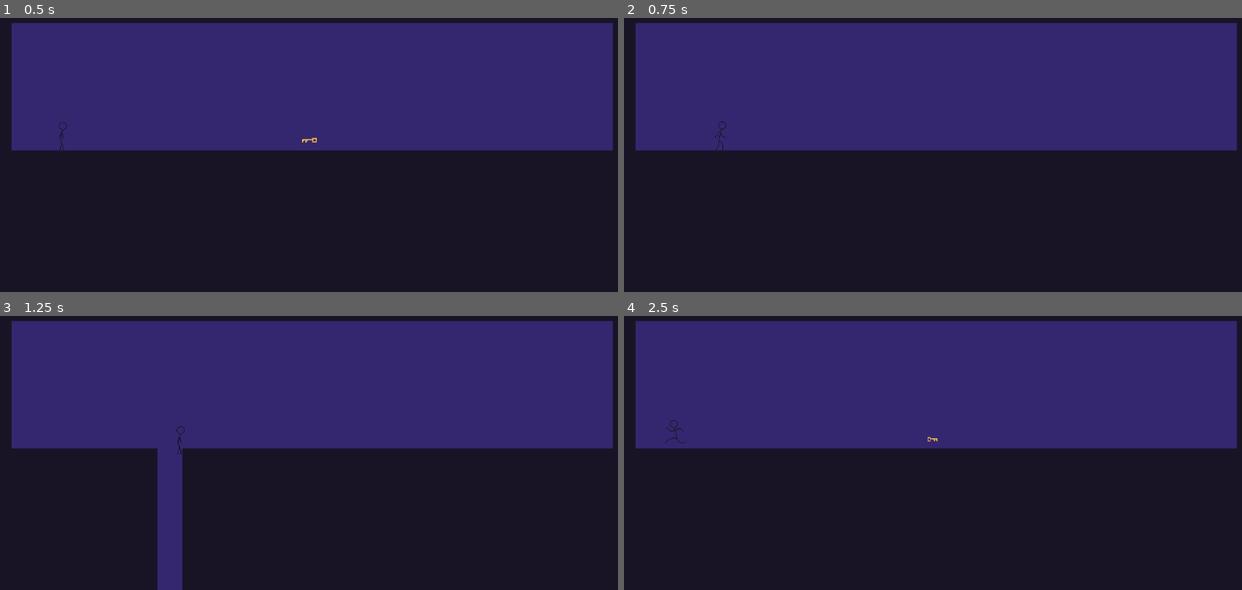
Above: before the commit, frames 1-4 (two rows, left to right).
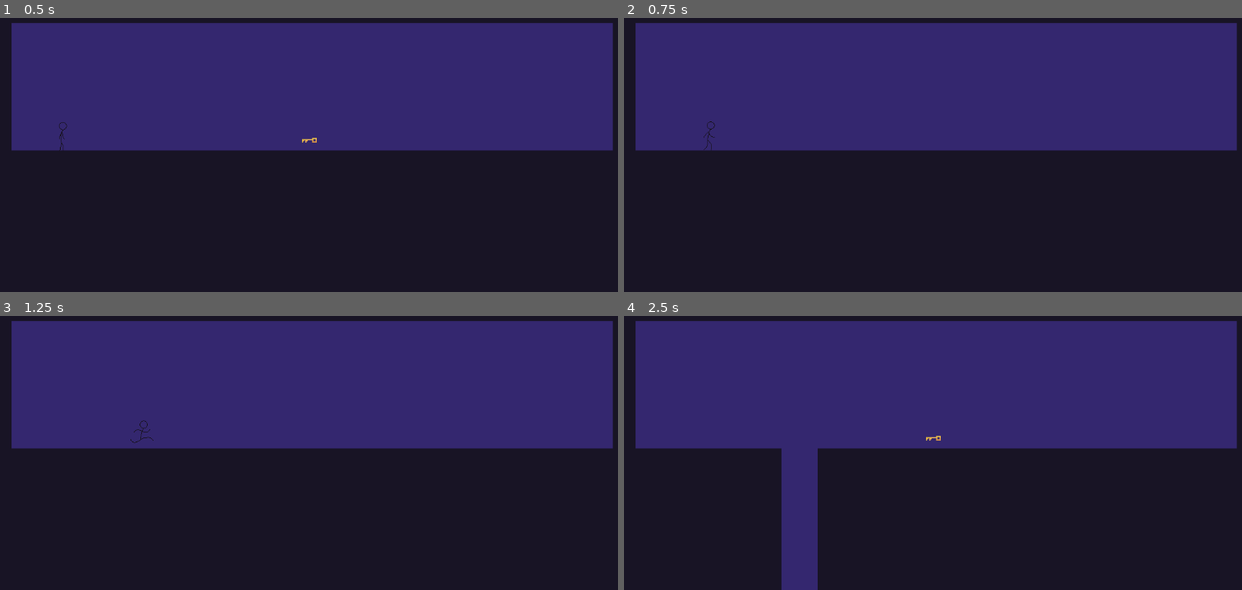
Above: after the commit, the same moments.

Repository: animaleco/Dungeon-Frog
Game: Godot game, scene res://assets/scenes/main_scene/main_scene.tscn
Same seed, same stepped clock (60 frames per second), same inputs: the game is played once before the commit and once after it.
Inputs:
- Up to frame 1 (0.5 s): no input
- Up to frame 2 (0.75 s): tap Enter at 0.5 s; hold D (move_right) from 0.53 s (still down)
- Up to frame 3 (1.25 s): keep holding D (move_right); tap Space (jump) at 0.77 s
- Up to frame 4 (2.5 s): tap Space (jump) at 1.52 s; release D (move_right) at 2.03 s; hold A (move_left) from 2.03 s (still down)

Frame 1 is identical in both runs. In frame 2, less than 0.1% of the frame differs, in the area x 12-17%, y 37-49%; in frame 3, 2.1%; in frame 4, 3.1%, in the area x 6-52%, y 38-100%.

Commit message:
Add script Traps

Diff:
--- a/dungeon-frog/assets/scenes/level1.tscn
+++ b/dungeon-frog/assets/scenes/level1.tscn
@@ -5,52 +5,11 @@
 [ext_resource type="PackedScene" uid="uid://be8kvspbwbdpf" path="res://assets/scenes/borders/borders.tscn" id="1_xoos5"]
 [ext_resource type="PackedScene" uid="uid://cdeoeqhtga2og" path="res://assets/scenes/player.tscn" id="2_lyog1"]
 [ext_resource type="PackedScene" uid="uid://cnd6e7ubhgvc6" path="res://assets/scenes/platform.tscn" id="3_4aev3"]
-[ext_resource type="Script" uid="uid://bj8x0xeqfo31n" path="res://assets/scripts/Trigger.gd" id="4_f0uwh"]
-[ext_resource type="Script" uid="uid://b2lnrp1ghgmc0" path="res://assets/scripts/animation_controller.gd" id="4_xoos5"]
 [ext_resource type="PackedScene" uid="uid://chc07stwfv5op" path="res://assets/scenes/coin_container.tscn" id="5_kbvyv"]
 [ext_resource type="PackedScene" uid="uid://d08go7047w8gc" path="res://assets/scenes/camera_2d.tscn" id="5_uki8p"]
 [ext_resource type="PackedScene" uid="uid://dy8da10jwojva" path="res://assets/scenes/kill_zone.tscn" id="7_lyog1"]
 [ext_resource type="PackedScene" uid="uid://dkk0w0pdavloi" path="res://assets/scenes/trap.tscn" id="8_4aev3"]
 [ext_resource type="PackedScene" uid="uid://chdmh23y0bmdy" path="res://assets/scenes/coin.tscn" id="9_f0uwh"]
-
-[sub_resource type="Animation" id="Animation_5gf0t"]
-length = 0.001
-tracks/0/type = "value"
-tracks/0/imported = false
-tracks/0/enabled = true
-tracks/0/path = NodePath(".:position")
-tracks/0/interp = 1
-tracks/0/loop_wrap = true
-tracks/0/keys = {
-"times": PackedFloat32Array(0),
-"transitions": PackedFloat32Array(1),
-"update": 0,
-"values": [Vector2(-136, 25)]
-}
-
-[sub_resource type="Animation" id="Animation_cb5na"]
-resource_name = "move"
-tracks/0/type = "value"
-tracks/0/imported = false
-tracks/0/enabled = true
-tracks/0/path = NodePath(".:position")
-tracks/0/interp = 1
-tracks/0/loop_wrap = true
-tracks/0/keys = {
-"times": PackedFloat32Array(0, 0.12),
-"transitions": PackedFloat32Array(1, 1),
-"update": 0,
-"values": [Vector2(-136, 25), Vector2(-113, 25)]
-}
-
-[sub_resource type="AnimationLibrary" id="AnimationLibrary_j62u1"]
-_data = {
-&"RESET": SubResource("Animation_5gf0t"),
-&"move": SubResource("Animation_cb5na")
-}
-
-[sub_resource type="RectangleShape2D" id="RectangleShape2D_j62u1"]
-size = Vector2(9.5, 27)
 
 [node name="Level1" type="Node2D" unique_id=2042642581]
 script = ExtResource("1_khpyu")
@@ -72,42 +31,20 @@
 
 [node name="Camera2D" parent="." unique_id=800673880 instance=ExtResource("5_uki8p")]
 
-[node name="Platforms" type="Node" parent="." unique_id=1908066663]
-
 [node name="CoinContainer" parent="." unique_id=1722807450 instance=ExtResource("5_kbvyv")]
 
 [node name="coin" parent="CoinContainer" unique_id=1514033672 instance=ExtResource("9_f0uwh")]
 position = Vector2(-11, 10)
-
-[node name="Platform" type="Node2D" parent="." unique_id=931524297]
-
-[node name="Platform" parent="Platform" unique_id=1889658172 instance=ExtResource("3_4aev3")]
-position = Vector2(-136, 25)
-
-[node name="AnimationPlayer" type="AnimationPlayer" parent="Platform" unique_id=262544171]
-root_node = NodePath("../Platform")
-libraries/ = SubResource("AnimationLibrary_j62u1")
-
-[node name="AnimationController" type="Node" parent="Platform" unique_id=1018956432 node_paths=PackedStringArray("animation_player", "trigger")]
-script = ExtResource("4_xoos5")
-animation_player = NodePath("../AnimationPlayer")
-auto_find_animation_player = false
-trigger = NodePath("../Trigger")
-
-[node name="Trigger" type="Area2D" parent="Platform" unique_id=1813263457]
-position = Vector2(-134, 25)
-collision_layer = 5
-collision_mask = 5
-script = ExtResource("4_f0uwh")
-trigger_name = "Trigger"
-one_shot = true
-
-[node name="CollisionShape2D" type="CollisionShape2D" parent="Platform/Trigger" unique_id=1671741296]
-position = Vector2(-20, -25)
-shape = SubResource("RectangleShape2D_j62u1")
 
 [node name="Trap" parent="." unique_id=247176691 instance=ExtResource("8_4aev3")]
 position = Vector2(-79, -106)
 
 [node name="Trap2" parent="." unique_id=1789367668 instance=ExtResource("8_4aev3")]
 position = Vector2(-41, -107)
+
+[node name="Node2D" type="Node2D" parent="." unique_id=289405767]
+
+[node name="Platform" parent="Node2D" unique_id=1889658172 instance=ExtResource("3_4aev3")]
+position = Vector2(-136, 25)
+
+[editable path="Node2D/Platform"]
--- a/dungeon-frog/assets/scenes/platform.tscn
+++ b/dungeon-frog/assets/scenes/platform.tscn
@@ -1,12 +1,56 @@
 [gd_scene format=3 uid="uid://cnd6e7ubhgvc6"]
 
 [ext_resource type="Texture2D" uid="uid://dpehdja8rncv7" path="res://assets/sprites/Dungeon Tile Set/Dungeon Tile Set.png" id="1_i5wvk"]
+[ext_resource type="Script" uid="uid://ct5oiullpw811" path="res://assets/scripts/traps.gd" id="1_rn7u1"]
 [ext_resource type="PackedScene" uid="uid://b7j1eovtit7v" path="res://assets/scenes/animation_controller.tscn" id="2_rn7u1"]
+[ext_resource type="Script" uid="uid://bj8x0xeqfo31n" path="res://assets/scripts/Trigger.gd" id="3_wqdlb"]
 
 [sub_resource type="RectangleShape2D" id="RectangleShape2D_p1k4t"]
 size = Vector2(33, 132)
 
+[sub_resource type="Animation" id="Animation_rn7u1"]
+length = 0.001
+tracks/0/type = "value"
+tracks/0/imported = false
+tracks/0/enabled = true
+tracks/0/path = NodePath("Sprite2D:position")
+tracks/0/interp = 1
+tracks/0/loop_wrap = true
+tracks/0/keys = {
+"times": PackedFloat32Array(0),
+"transitions": PackedFloat32Array(1),
+"update": 0,
+"values": [Vector2(7.5, 55)]
+}
+
+[sub_resource type="Animation" id="Animation_wqdlb"]
+resource_name = "move"
+tracks/0/type = "value"
+tracks/0/imported = false
+tracks/0/enabled = true
+tracks/0/path = NodePath("Sprite2D:position")
+tracks/0/interp = 1
+tracks/0/loop_wrap = true
+tracks/0/keys = {
+"times": PackedFloat32Array(0, 0.05116495),
+"transitions": PackedFloat32Array(1, 1),
+"update": 0,
+"values": [Vector2(7.5, 55), Vector2(52.999996, 55)]
+}
+
+[sub_resource type="AnimationLibrary" id="AnimationLibrary_bj2xv"]
+_data = {
+&"RESET": SubResource("Animation_rn7u1"),
+&"move": SubResource("Animation_wqdlb")
+}
+
+[sub_resource type="RectangleShape2D" id="RectangleShape2D_wqdlb"]
+size = Vector2(5.5, 20)
+
 [node name="Platform" type="AnimatableBody2D" unique_id=1889658172]
+collision_layer = 0
+collision_mask = 4
+script = ExtResource("1_rn7u1")
 
 [node name="Sprite2D" type="Sprite2D" parent="." unique_id=2131338017]
 position = Vector2(7.5, 55)
@@ -19,4 +63,19 @@
 position = Vector2(7.5, 57)
 shape = SubResource("RectangleShape2D_p1k4t")
 
-[node name="AnimationController" parent="." unique_id=407558840 instance=ExtResource("2_rn7u1")]
+[node name="AnimationController" parent="." unique_id=407558840 node_paths=PackedStringArray("animation_player") instance=ExtResource("2_rn7u1")]
+animation_player = NodePath("../AnimationPlayer")
+
+[node name="AnimationPlayer" type="AnimationPlayer" parent="." unique_id=1133965502]
+libraries/ = SubResource("AnimationLibrary_bj2xv")
+
+[node name="Trigger" type="Area2D" parent="." unique_id=280649629]
+collision_layer = 4
+collision_mask = 4
+script = ExtResource("3_wqdlb")
+one_shot = true
+metadata/_custom_type_script = "uid://bj8x0xeqfo31n"
+
+[node name="CollisionShape2D2" type="CollisionShape2D" parent="Trigger" unique_id=1476552604]
+position = Vector2(-13.25, -19)
+shape = SubResource("RectangleShape2D_wqdlb")
--- a/dungeon-frog/assets/scenes/player.tscn
+++ b/dungeon-frog/assets/scenes/player.tscn
@@ -201,7 +201,7 @@
 size = Vector2(8, 80.00001)
 
 [sub_resource type="RectangleShape2D" id="RectangleShape2D_beuf1"]
-size = Vector2(12, 19)
+size = Vector2(3, 19)
 
 [node name="Player" type="CharacterBody2D" unique_id=921028562 node_paths=PackedStringArray("animation", "area_2d")]
 z_index = 5
@@ -210,7 +210,6 @@
 script = ExtResource("1_ratp2")
 animation = NodePath("AnimatedSprite2D")
 area_2d = NodePath("Area2D")
-_speed = 150.0
 
 [node name="AnimatedSprite2D" type="AnimatedSprite2D" parent="." unique_id=1732179574]
 position = Vector2(3, -32)
@@ -218,10 +217,9 @@
 sprite_frames = SubResource("SpriteFrames_tcr7l")
 animation = &"death"
 autoplay = "idle"
-frame = 6
-frame_progress = 1.0
 
 [node name="CollisionShape2D" type="CollisionShape2D" parent="." unique_id=1512872728]
+visible = false
 position = Vector2(2, -30)
 scale = Vector2(0.3, 0.3)
 shape = SubResource("RectangleShape2D_tcr7l")
@@ -231,5 +229,5 @@
 collision_mask = 2
 
 [node name="CollisionShape2D" type="CollisionShape2D" parent="Area2D" unique_id=1862554214]
-position = Vector2(2, -29)
+position = Vector2(1.5, -29)
 shape = SubResource("RectangleShape2D_beuf1")
--- a/dungeon-frog/assets/scenes/trap.tscn
+++ b/dungeon-frog/assets/scenes/trap.tscn
@@ -7,7 +7,7 @@
 size = Vector2(16, 14)
 
 [sub_resource type="RectangleShape2D" id="RectangleShape2D_bmivx"]
-size = Vector2(14, 4)
+size = Vector2(16, 4)
 
 [node name="Trap" type="RigidBody2D" unique_id=247176691 node_paths=PackedStringArray("raycast")]
 collision_mask = 5
@@ -26,7 +26,7 @@
 shape = SubResource("RectangleShape2D_f48xy")
 
 [node name="RayCast2D" type="RayCast2D" parent="." unique_id=641780429]
-position = Vector2(-8, 0)
+position = Vector2(-18, 0)
 target_position = Vector2(0, 250)
 collision_mask = 4
 
--- /dev/null
+++ b/dungeon-frog/assets/scenes/trigger_controller.tscn
@@ -0,0 +1,7 @@
+[gd_scene format=3 uid="uid://cmcrwx63jeesq"]
+
+[ext_resource type="Script" uid="uid://bj8x0xeqfo31n" path="res://assets/scripts/Trigger.gd" id="1_5csff"]
+
+[node name="trigger_controller" type="Node" unique_id=1828950865]
+script = ExtResource("1_5csff")
+one_shot = true
--- a/dungeon-frog/assets/scripts/animation_controller.gd
+++ b/dungeon-frog/assets/scripts/animation_controller.gd
@@ -5,7 +5,6 @@
 @export var animation_player: AnimationPlayer
 @export var animation_name: String = "move"
 @export var auto_find_animation_player: bool = true
-@export var trigger: Trigger
 
 func _ready():
 	# Intentar encontrar el AnimationPlayer automáticamente
@@ -23,11 +22,6 @@
 	if not animation_player:
 		push_warning("AnimationController: No se encontró AnimationPlayer en " + get_parent().name)
 
-	if not trigger:
-		trigger = get_parent().get_node_or_null("Trigger")
-
-	if trigger:
-		trigger.trigger_activated.connect(play_animation)
 
 func play_animation(_body: Node2D = null) -> void:
 	if animation_player and animation_player.has_animation(animation_name):
--- a/dungeon-frog/assets/scripts/coin_container.gd
+++ b/dungeon-frog/assets/scripts/coin_container.gd
@@ -13,7 +13,7 @@
 		coin.collected.connect(collect_coin)
 
 
-func collect_coin(coin: Coin):
+func collect_coin(_coin: Coin):
 	_collected_coins += 1
 
 	if _collected_coins == _total_coins:
--- a/dungeon-frog/assets/scripts/player.gd
+++ b/dungeon-frog/assets/scripts/player.gd
@@ -13,7 +13,6 @@
 var _can_move = true
 
 func _ready():
-	add_to_group("players")
 	area_2d.body_entered.connect(_on_area_2d_body_entered)
 
 func _physics_process(delta):
--- /dev/null
+++ b/dungeon-frog/assets/scripts/traps.gd
@@ -0,0 +1,10 @@
+extends Node2D
+
+var animation_controller: AnimationController
+var trigger: Trigger
+
+func _ready() -> void:
+	animation_controller = $AnimationController
+	trigger = $Trigger
+
+	trigger.trigger_activated.connect(animation_controller.play_animation)
Not shown, added: dungeon-frog/assets/scripts/traps.gd.uid
